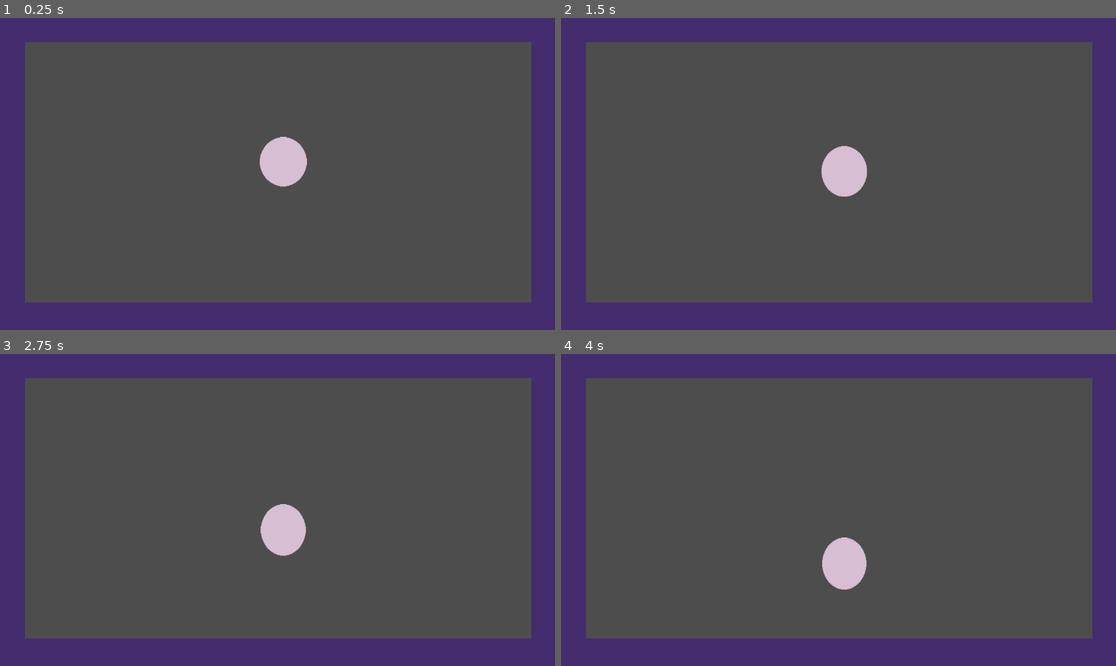
Above: before the commit, frames 1-4 (two rows, left to right).
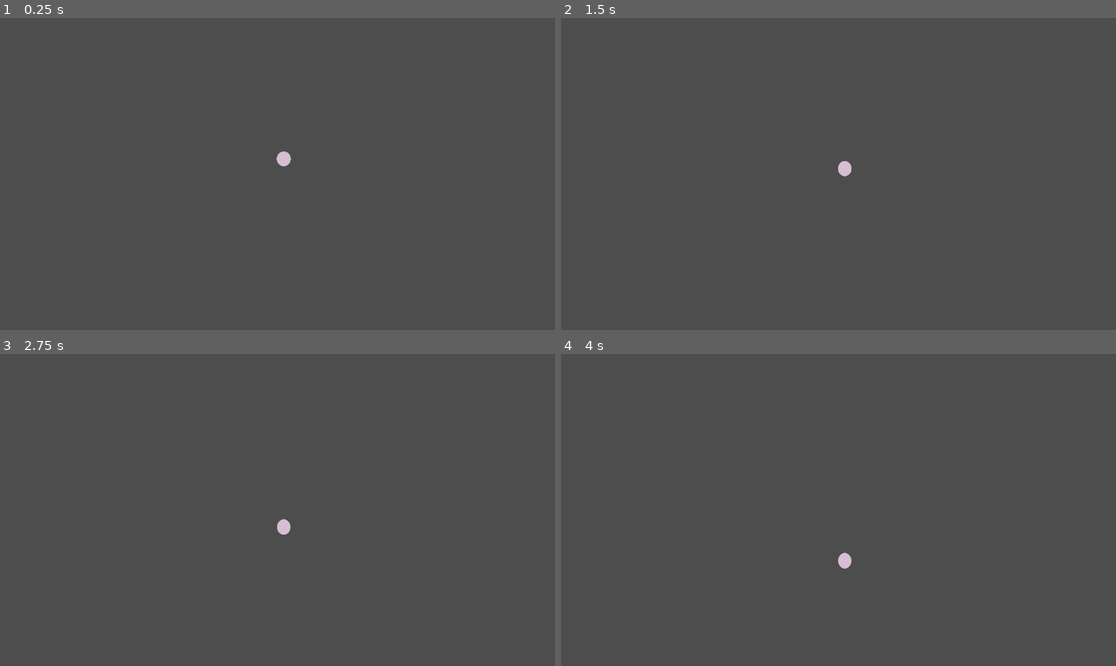
Above: after the commit, the same moments.

Repository: JeppeLindberg/bouncy_ball
Game: Godot game, scene res://scenes/main.tscn
The game is run twice, just before and just after one commit, with the same random seed, the same clock (stepped at 60 frames per second) and the same inputs.
Inputs (mouse positions are in pixels of both pictures, inside the frame that each line leads up to):
- Up to frame 1 (0.25 s): no input
- Up to frame 2 (1.5 s): tap Enter at 0.5 s; move the mouse to (960, 158) at 0.52 s; click (960, 158) at 0.67 s; move the mouse to (727, 189) at 1.27 s; click (727, 189) at 1.42 s
- Up to frame 3 (2.75 s): move the mouse to (333, 441) at 2.02 s; click (333, 441) at 2.17 s
- Up to frame 4 (4 s): move the mouse to (810, 572) at 2.77 s; click (810, 572) at 2.92 s; move the mouse to (1005, 556) at 3.52 s; click (1005, 556) at 3.67 s

The runs differ from the first frame. In frame 1, 25% of the frame differs, in the area x 0-100%, y 0-100%; in frame 2, 25%; in frame 3, 25%; in frame 4, 25%.

Commit message:
progress

Diff:
--- /dev/null
+++ b/prefabs/breakable_rectangle.tscn
@@ -0,0 +1,27 @@
+[gd_scene load_steps=5 format=3 uid="uid://df664igycri57"]
+
+[ext_resource type="Script" uid="uid://du5jdqkewpmlo" path="res://scripts/breakable.gd" id="1_6qbtr"]
+[ext_resource type="Texture2D" uid="uid://cmrartl8ltw52" path="res://sprites/white.png" id="1_d7tll"]
+[ext_resource type="Script" uid="uid://c2y0epieih5" path="res://scripts/breakable_rectangle_behaviour.gd" id="3_7jv3e"]
+
+[sub_resource type="RectangleShape2D" id="RectangleShape2D_tipki"]
+size = Vector2(73, 229)
+
+[node name="rectangle" type="RigidBody2D"]
+collision_mask = 2
+mass = 5.0
+gravity_scale = 0.0
+linear_damp = 10.0
+angular_damp = 10.0
+script = ExtResource("1_6qbtr")
+
+[node name="shape" type="CollisionShape2D" parent="."]
+shape = SubResource("RectangleShape2D_tipki")
+
+[node name="sprite" type="Sprite2D" parent="."]
+self_modulate = Color(0.184949, 0.707913, 0.59035, 1)
+scale = Vector2(0.727097, 2.28531)
+texture = ExtResource("1_d7tll")
+
+[node name="behaviour" type="Node2D" parent="."]
+script = ExtResource("3_7jv3e")
--- a/prefabs/debug_spawn.tscn
+++ b/prefabs/debug_spawn.tscn
@@ -1,8 +1,10 @@
-[gd_scene load_steps=2 format=3 uid="uid://b5566pehhm135"]
+[gd_scene load_steps=3 format=3 uid="uid://b5566pehhm135"]
 
 [ext_resource type="Texture2D" uid="uid://5ytor85nh2e7" path="res://sprites/circle.png" id="1_4njsw"]
+[ext_resource type="Script" uid="uid://du14w8pjt70pf" path="res://scripts/debug_spawn.gd" id="1_u4h42"]
 
 [node name="spawn" type="Node2D"]
+script = ExtResource("1_u4h42")
 
 [node name="sprite" type="Sprite2D" parent="."]
 scale = Vector2(0.209195, 0.209195)
--- a/scenes/main.tscn
+++ b/scenes/main.tscn
@@ -1,12 +1,16 @@
-[gd_scene load_steps=11 format=3 uid="uid://mbog53gxjj5w"]
+[gd_scene load_steps=15 format=3 uid="uid://mbog53gxjj5w"]
 
 [ext_resource type="Script" uid="uid://cvgdy1ywyjum0" path="res://scripts/squisher.gd" id="1_0wfyh"]
 [ext_resource type="Texture2D" uid="uid://5ytor85nh2e7" path="res://sprites/circle.png" id="1_o5qli"]
 [ext_resource type="Script" uid="uid://ghqsfxxbyfrj" path="res://scripts/ball.gd" id="1_sugp2"]
 [ext_resource type="Texture2D" uid="uid://cmrartl8ltw52" path="res://sprites/white.png" id="1_tbgi4"]
 [ext_resource type="Script" uid="uid://d3b6rgu1pvggm" path="res://scripts/debug_spawner.gd" id="1_tefeu"]
+[ext_resource type="Script" uid="uid://d4kqgglmdm2ca" path="res://scripts/main.gd" id="1_tipki"]
 [ext_resource type="Texture2D" uid="uid://cwhk5tkxkvg2q" path="res://sprites/arrow_head.png" id="2_jyhfs"]
 [ext_resource type="PackedScene" uid="uid://b5566pehhm135" path="res://prefabs/debug_spawn.tscn" id="2_o6xl0"]
+[ext_resource type="PackedScene" uid="uid://df664igycri57" path="res://prefabs/breakable_rectangle.tscn" id="3_85g3d"]
+[ext_resource type="Script" uid="uid://dtan5rx25wsk8" path="res://scripts/spawner.gd" id="3_choun"]
+[ext_resource type="Script" uid="uid://bjpeqw2sg0pj3" path="res://scripts/wave_zone.gd" id="4_ya4ey"]
 
 [sub_resource type="RectangleShape2D" id="RectangleShape2D_tefeu"]
 size = Vector2(1138, 100)
@@ -16,64 +20,91 @@
 bounce = 0.8
 
 [sub_resource type="CircleShape2D" id="CircleShape2D_jyhfs"]
-radius = 51.0098
+radius = 15.0333
 
 [node name="main" type="Node2D"]
+script = ExtResource("1_tipki")
 
-[node name="debug_spawner" type="Node2D" parent="."]
-script = ExtResource("1_tefeu")
-debug_spawn = ExtResource("2_o6xl0")
+[node name="camera" type="Camera2D" parent="."]
+position = Vector2(575, 330)
 
-[node name="arena" type="Node2D" parent="."]
+[node name="arena" type="Node2D" parent="camera"]
 
-[node name="wall" type="StaticBody2D" parent="arena"]
-position = Vector2(575, 0)
+[node name="wall" type="StaticBody2D" parent="camera/arena"]
+position = Vector2(0, -378)
+scale = Vector2(1.25556, 1.05637)
+collision_mask = 2
 
-[node name="shape" type="CollisionShape2D" parent="arena/wall"]
+[node name="shape" type="CollisionShape2D" parent="camera/arena/wall"]
 shape = SubResource("RectangleShape2D_tefeu")
 
-[node name="sprite" type="Sprite2D" parent="arena/wall"]
+[node name="sprite" type="Sprite2D" parent="camera/arena/wall"]
 self_modulate = Color(0.26789, 0.173512, 0.430582, 1)
 scale = Vector2(11.44, 1)
 texture = ExtResource("1_tbgi4")
 
-[node name="wall2" type="StaticBody2D" parent="arena"]
-position = Vector2(575, 641)
+[node name="wall2" type="StaticBody2D" parent="camera/arena"]
+position = Vector2(0, 379)
+scale = Vector2(1.25556, 1.05637)
+collision_mask = 2
 
-[node name="shape" type="CollisionShape2D" parent="arena/wall2"]
+[node name="shape" type="CollisionShape2D" parent="camera/arena/wall2"]
 shape = SubResource("RectangleShape2D_tefeu")
 
-[node name="sprite" type="Sprite2D" parent="arena/wall2"]
+[node name="sprite" type="Sprite2D" parent="camera/arena/wall2"]
 self_modulate = Color(0.26789, 0.173512, 0.430582, 1)
 scale = Vector2(11.44, 1)
 texture = ExtResource("1_tbgi4")
 
-[node name="wall3" type="StaticBody2D" parent="arena"]
-position = Vector2(2, 330)
-rotation = 1.5708
+[node name="wall3" type="StaticBody2D" parent="camera/arena"]
+position = Vector2(-630, 0)
+rotation = 1.57079
+scale = Vector2(1.25556, 1.05637)
+collision_mask = 2
 
-[node name="shape" type="CollisionShape2D" parent="arena/wall3"]
+[node name="shape" type="CollisionShape2D" parent="camera/arena/wall3"]
 shape = SubResource("RectangleShape2D_tefeu")
 
-[node name="sprite" type="Sprite2D" parent="arena/wall3"]
+[node name="sprite" type="Sprite2D" parent="camera/arena/wall3"]
 self_modulate = Color(0.26789, 0.173512, 0.430582, 1)
 scale = Vector2(11.44, 1)
 texture = ExtResource("1_tbgi4")
 
-[node name="wall4" type="StaticBody2D" parent="arena"]
-position = Vector2(1153, 332)
-rotation = 1.5708
+[node name="wall4" type="StaticBody2D" parent="camera/arena"]
+position = Vector2(631, 0)
+rotation = 1.57079
+scale = Vector2(1.25556, 1.05637)
+collision_mask = 2
 
-[node name="shape" type="CollisionShape2D" parent="arena/wall4"]
+[node name="shape" type="CollisionShape2D" parent="camera/arena/wall4"]
 shape = SubResource("RectangleShape2D_tefeu")
 
-[node name="sprite" type="Sprite2D" parent="arena/wall4"]
+[node name="sprite" type="Sprite2D" parent="camera/arena/wall4"]
 self_modulate = Color(0.26789, 0.173512, 0.430582, 1)
 scale = Vector2(11.44, 1)
 texture = ExtResource("1_tbgi4")
 
+[node name="spawner" type="Node2D" parent="."]
+position = Vector2(575, 330)
+script = ExtResource("3_choun")
+rectangle_prefab = ExtResource("3_85g3d")
+
+[node name="zone_1" type="Node2D" parent="spawner"]
+position = Vector2(746, 2)
+script = ExtResource("4_ya4ey")
+
+[node name="node_1" type="Node2D" parent="spawner/zone_1"]
+position = Vector2(-68, -158)
+
+[node name="node_2" type="Node2D" parent="spawner/zone_1"]
+position = Vector2(46, 221)
+
+[node name="breakables" type="Node2D" parent="."]
+
 [node name="ball" type="RigidBody2D" parent="." node_paths=PackedStringArray("velocity_squisher", "impact_squisher")]
 position = Vector2(588, 298)
+collision_layer = 3
+collision_mask = 3
 input_pickable = true
 physics_material_override = SubResource("PhysicsMaterial_tbgi4")
 gravity_scale = 0.02
@@ -92,7 +123,7 @@
 self_modulate = Color(0.942478, 0.878378, 0.714164, 1)
 position = Vector2(100, 0)
 rotation = 1.5708
-scale = Vector2(0.611634, 1.45826)
+scale = Vector2(0.122, 0.291)
 texture = ExtResource("2_jyhfs")
 
 [node name="velocity_squisher" type="Node2D" parent="ball"]
@@ -107,4 +138,9 @@
 
 [node name="sprite" type="Sprite2D" parent="ball/velocity_squisher/pivot/impact_squisher/pivot"]
 self_modulate = Color(0.843195, 0.74553, 0.823404, 1)
+scale = Vector2(0.3, 0.3)
 texture = ExtResource("1_o5qli")
+
+[node name="debug_spawner" type="Node2D" parent="."]
+script = ExtResource("1_tefeu")
+debug_spawn = ExtResource("2_o6xl0")
--- a/scripts/ball.gd
+++ b/scripts/ball.gd
@@ -24,8 +24,8 @@
 	start_shape_radius = shape.shape.radius
 
 func _process(_delta):
-
-	shape.shape.radius = start_shape_radius * (1.0 - linear_velocity.length() / 5000.0)
+	var size_of_ball_collider_affected_by_velocity_mult = 1.0/5000.0
+	shape.shape.radius = start_shape_radius * (1.0 - linear_velocity.length() * size_of_ball_collider_affected_by_velocity_mult)
 
 	if mouse_captured:
 		var mouse_screen_pos_to = get_global_mouse_position()
@@ -41,11 +41,13 @@
 			mouse_captured = false
 			shoot = false
 
-			impact_squisher.apply_impulse(direction, distance / 1000)
+			var impulse_force_when_shoot_mult = 1.0/1000.0
+			impact_squisher.apply_impulse(direction, distance * impulse_force_when_shoot_mult)
 	else:
 		arrow.visible = false
 
-	velocity_squisher.set_force(linear_velocity.normalized(), linear_velocity.length() / 10000.0)
+	var velocity_squish_mult = 1.0/10000.0
+	velocity_squisher.set_force(linear_velocity.normalized(), linear_velocity.length() * velocity_squish_mult)
 
 
 func _integrate_forces(state: PhysicsDirectBodyState2D) -> void:
@@ -54,4 +56,7 @@
 		debug_spawner.spawn(collision_point)
 		var normal = (collision_point - global_position).normalized()
 		impact_squisher.apply_impulse(normal, linear_velocity.length() / 2000.0)
-		break
+
+		var other_node = state.get_contact_collider_object(i)
+		if other_node is Node2D and other_node.is_in_group('breakable'):
+			other_node.take_damage()
--- /dev/null
+++ b/scripts/breakable.gd
@@ -0,0 +1,17 @@
+extends RigidBody2D
+
+@export var health = 2
+
+@onready var sprite = get_node('sprite')
+
+func _ready() -> void:
+    add_to_group('breakable')
+
+func take_damage():
+    health -= 1
+    var old_color = sprite.self_modulate
+    var new_color = old_color * Color(0.8, 0.8, 0.8, 1.0)
+    sprite.self_modulate = new_color
+
+    if health <= 0:
+        queue_free()
--- /dev/null
+++ b/scripts/breakable_rectangle_behaviour.gd
@@ -0,0 +1,9 @@
+extends Node2D
+
+@onready var rigidbody = get_parent()
+
+var move_direction = Vector2.LEFT
+
+
+func _physics_process(_delta: float) -> void:
+    rigidbody.apply_force(move_direction * 1000.0)
--- /dev/null
+++ b/scripts/debug_spawn.gd
@@ -0,0 +1,12 @@
+extends Node2D
+
+var start_time = 0.0
+@onready var main = get_node('/root/main')
+
+func _ready() -> void:
+    start_time = main.seconds()
+
+func _process(_delta: float) -> void:
+    var elapsed_time = main.seconds() - start_time
+    if elapsed_time > 1.0:
+        queue_free()
--- a/scripts/debug_spawner.gd
+++ b/scripts/debug_spawner.gd
@@ -4,4 +4,5 @@
 
 func spawn(new_position):
 	var new_node = debug_spawn.instantiate()
+	add_child(new_node)
 	new_node.global_position = new_position
--- /dev/null
+++ b/scripts/library/patterns.gd
@@ -0,0 +1,13 @@
+
+
+const patterns = {
+    1: {
+        'zones': [
+            'zone_1'
+        ],
+        'frequency': 0.3,
+        'objects': [
+            'rectangle'
+        ]
+    }
+}
--- /dev/null
+++ b/scripts/main.gd
@@ -0,0 +1,4 @@
+extends Node2D
+
+func seconds():
+	return float(Time.get_ticks_msec()) / 1000.0
--- /dev/null
+++ b/scripts/spawner.gd
@@ -0,0 +1,35 @@
+extends Node2D
+
+@export var rectangle_prefab: PackedScene
+
+@onready var breakables = get_node('/root/main/breakables')
+
+var _patterns := preload("res://scripts/library/patterns.gd").new()
+var patterns = {}
+var name_prefab_map = {}
+
+var curr_pattern = 1
+var charge_time = 0.0
+
+func _ready() -> void:
+	patterns = _patterns.patterns
+	name_prefab_map = {
+		'rectangle': rectangle_prefab
+	}
+
+func _process(delta: float) -> void:
+	charge_time += delta
+
+	if curr_pattern == 1:
+		_pattern_1()
+
+func _pattern_1():
+	if charge_time > 1.0/patterns[1]['frequency']:
+		charge_time -= 1.0/patterns[1]['frequency']
+
+		var new_node_name = patterns[1]['objects'][0]
+		var new_node = name_prefab_map[new_node_name].instantiate()
+		breakables.add_child(new_node)
+
+		var zone = get_node(patterns[1]['zones'][0])
+		zone.set_new_node_pos(new_node)
--- a/scripts/squisher.gd
+++ b/scripts/squisher.gd
@@ -14,7 +14,7 @@
     rotation_degrees += 90.0
     pivot.rotation = -rotation
     scale.x *= 1.0 + sqrt(force)
-    scale.y = max(0.1, 2.0 - scale.x)
+    scale.y = max(0.1, 1.0/scale.x)
 
 func set_force(direction, force):
     up_direction = direction
@@ -34,4 +34,4 @@
     var force = -spring_rigidness * distance_to_destination - loss
     spring_velocity += force
     scale.x += spring_velocity
-    scale.y = max(0.1, 2.0 - scale.x)
+    scale.y = max(0.1, 1.0/scale.x)
--- /dev/null
+++ b/scripts/wave_zone.gd
@@ -0,0 +1,37 @@
+extends Node2D
+
+var sequence = 0
+
+
+func set_new_node_pos(node):
+    var min_x = 100000.0
+    var max_x = -100000.0
+    var min_y = 100000.0
+    var max_y = -100000.0
+
+    for child in get_children():
+        if child.global_position.x < min_x:
+            min_x = child.global_position.x
+        if child.global_position.x > max_x:
+            max_x = child.global_position.x
+        if child.global_position.y < min_y:
+            min_y = child.global_position.y
+        if child.global_position.y > max_y:
+            max_y = child.global_position.y
+
+    var i = 0
+
+    var new_spawn_x = min_x
+    var new_spawn_y = min_y
+
+    while(i < sequence):
+        i += 1
+        new_spawn_x += 100.0
+        new_spawn_y += 300.0
+        if new_spawn_x > max_x:
+            new_spawn_x = min_x
+        if new_spawn_y > max_y:
+            new_spawn_y = min_y
+
+    node.global_position = Vector2(new_spawn_x, new_spawn_y)
+    sequence += 1
Not shown, added: scripts/breakable.gd.uid
Not shown, added: scripts/breakable_rectangle_behaviour.gd.uid
Not shown, added: scripts/debug_spawn.gd.uid
Not shown, added: scripts/library/patterns.gd.uid
Not shown, added: scripts/main.gd.uid
Not shown, added: scripts/spawner.gd.uid
Not shown, added: scripts/wave_zone.gd.uid
Not shown, added: things_to_touch_on.txt
